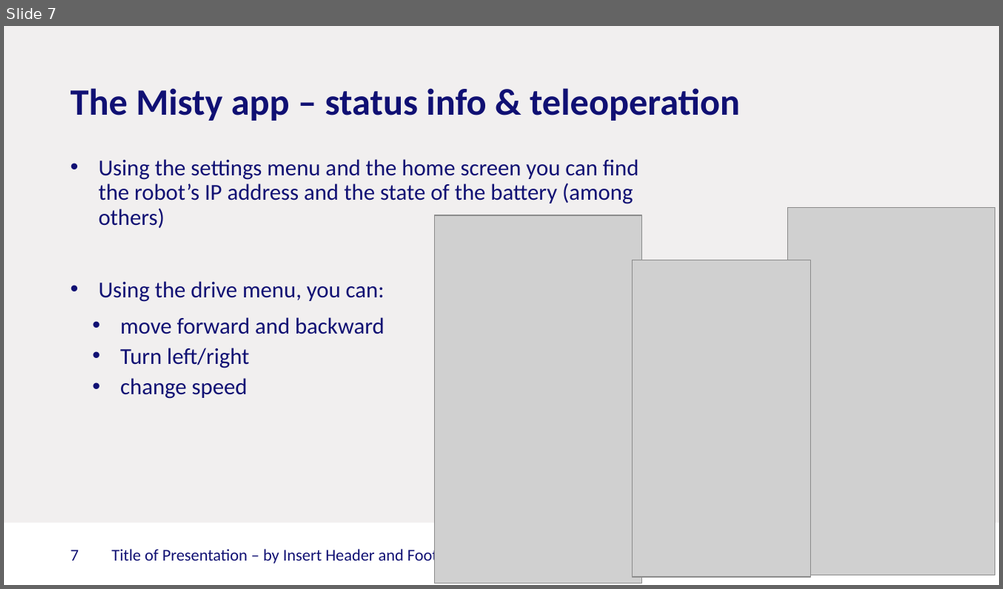
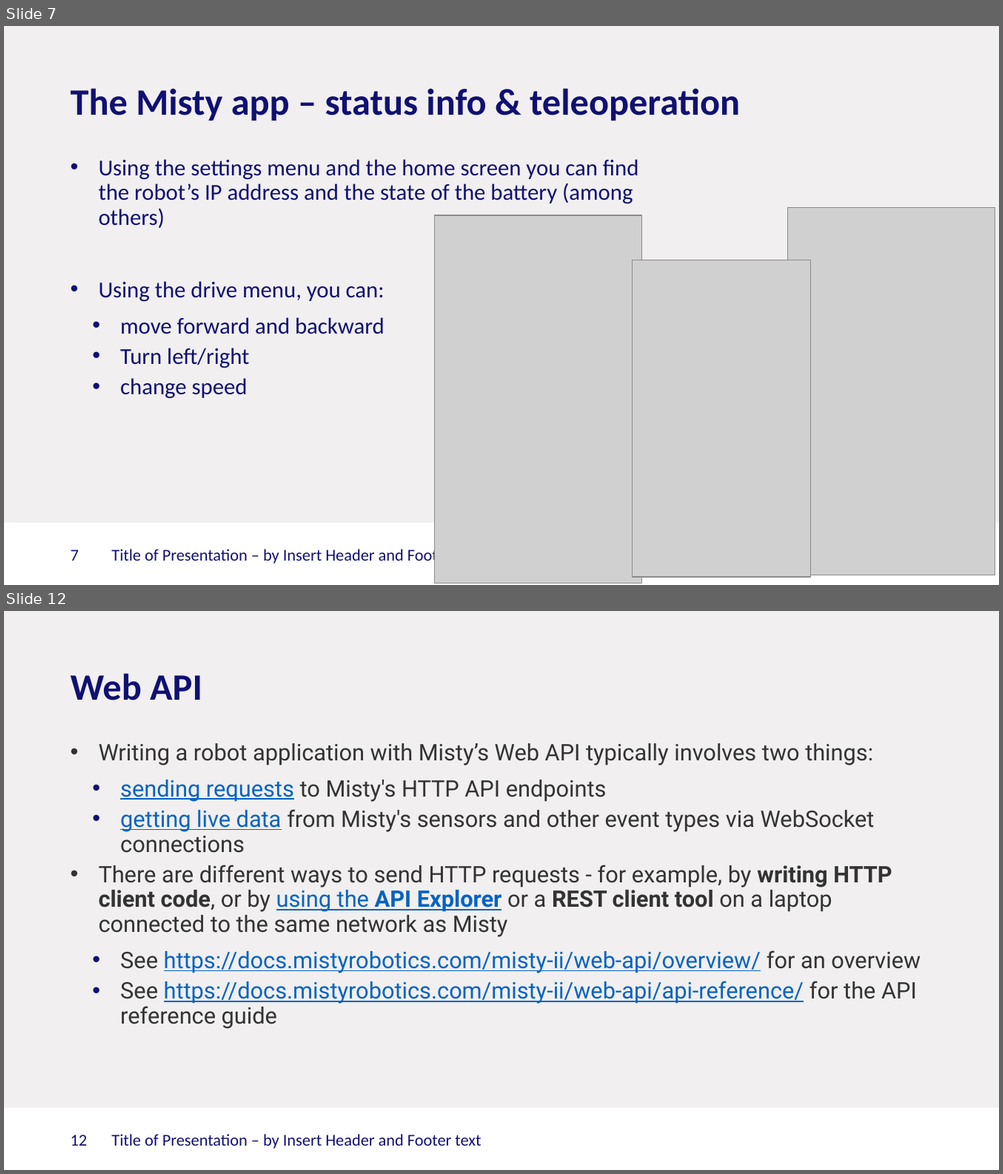
Before and after one commit to Rctue/nao-lib, a slide deck: Misty tutorial.pptx. Shown one above the other, each under a label of ours: slide 7 before the commit, slides 7 and 12 after it; the slides between them are not shown. The pictures are 1003x589 and 1003x1174 pixels, drawn with LibreOffice and Linux fonts; fonts in the diff are those of the drawing; grey boxes stand for pictures; background and template pictures are left out. Boxes give left, top, right and bottom in pixels: in the first picture for what was removed or moved away, otherwise in the second. Text is boxed around its words. In the diff, an @@ line names an element or a change of style, - is before the commit and + after.

```diff
--- a/Misty tutorial.pptx
+++ b/Misty tutorial.pptx
@@ slide 12 added at box(4, 611, 999, 1170), background #F1EFEF; not listed: 1 template element that a slide beside it also shows @@
@@ title added at box(71, 673, 202, 701), 36 pt, text #101073, bold @@
+Web API
@@ text added at box(99, 743, 920, 1029), 22 pt, text #333333 @@
+• Writing a robot application with Misty’s Web API typically involves two things:
+    • sending requests to Misty's HTTP API endpoints
+    • getting live data from Misty's sensors and other event types via WebSocket connections
+• There are different ways to send HTTP requests - for example, by writing HTTP client code, or by using the API Explorer or a REST client tool on a laptop connected to the same network as Misty
+    • See https://docs.mistyrobotics.com/misty-ii/web-api/overview/ for an overview
+    • See https://docs.mistyrobotics.com/misty-ii/web-api/api-reference/ for the API reference guide
@@ page number added at box(71, 1135, 88, 1146), 16 pt, text #101073 @@
+12
@@ text added at box(111, 1134, 481, 1149), 16 pt, text #101073 @@
+Title of Presentation – by Insert Header and Footer text
```
Also in this commit, not shown: 5 slides changed, 3 other slides added, 1 other file.
